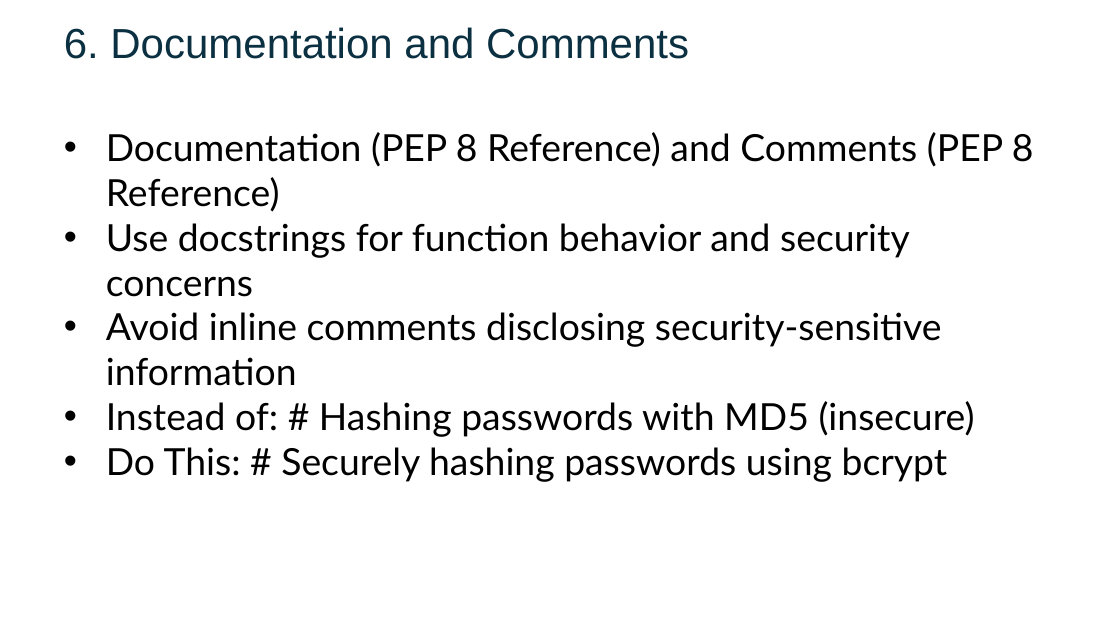
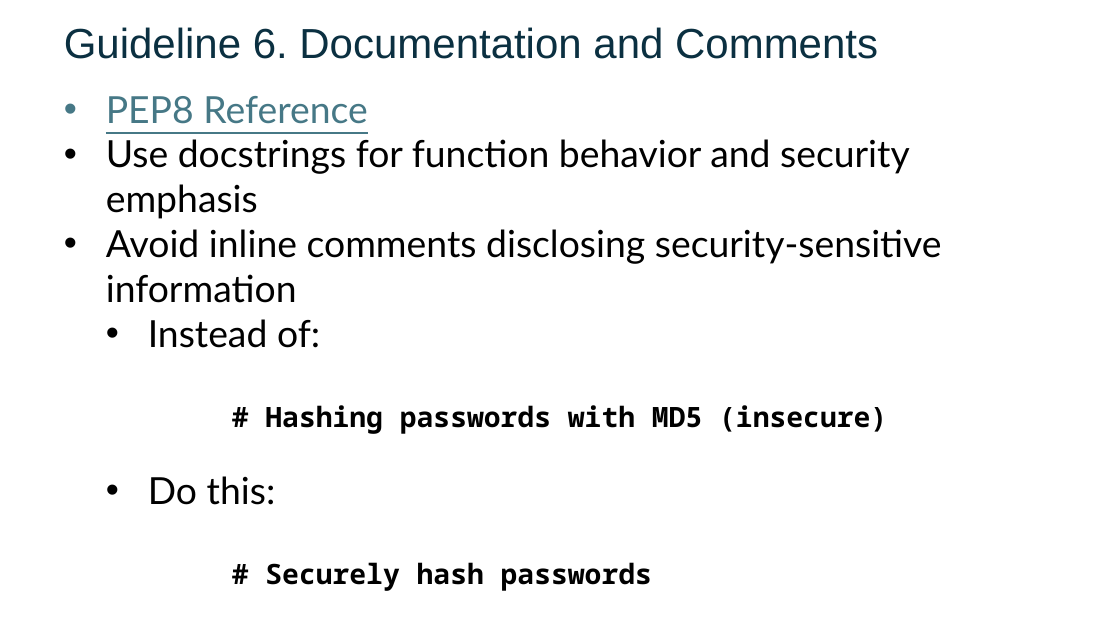
Before and after one commit to FSCJ-FacultyDev/SWC-Columbus-2025, a slide deck: slide 35 of Slides-Day1.pptx. Drawn at 1120x630 pixels with LibreOffice and Linux fonts; fonts in the diff are those of the drawing; background and template pictures are left out. Boxes give left, top, right and bottom in pixels: in the first picture for what was removed or moved away, otherwise in the second. Text is boxed around its words. In the diff, an @@ line names an element or a change of style, - is before the commit and + after.

```diff
--- a/Slides-Day1.pptx
+++ b/Slides-Day1.pptx
@@ text at (64,27,878,59): text changed @@
-6. Documentation and Comments
+Guideline 6. Documentation and Comments
@@ text "PEP8 Reference": place and size @@
-text "PEP8 Reference" at (106,132,1034,482)
+text "PEP8 Reference" at (106,96,942,591)
@@ text at (106,96,910,219): text changed @@
-• Documentation (PEP 8 Reference) and Comments (PEP 8 Reference)
-• Use docstrings for function behavior and security concerns
+• PEP8 Reference
+• Use docstrings for function behavior and security emphasis
@@ text at (148,319,887,591): text changed; size 32 to 24 pt; font Lato to Noto Sans Mono; bold on @@
-• Instead of: # Hashing passwords with MD5 (insecure)
-• Do This: # Securely hashing passwords using bcrypt
+  • Instead of:
+  # Hashing passwords with MD5 (insecure)
+  • Do this:
+  # Securely hash passwords
```
Also in this commit, not shown: 7 other slides changed, 2 other files.
